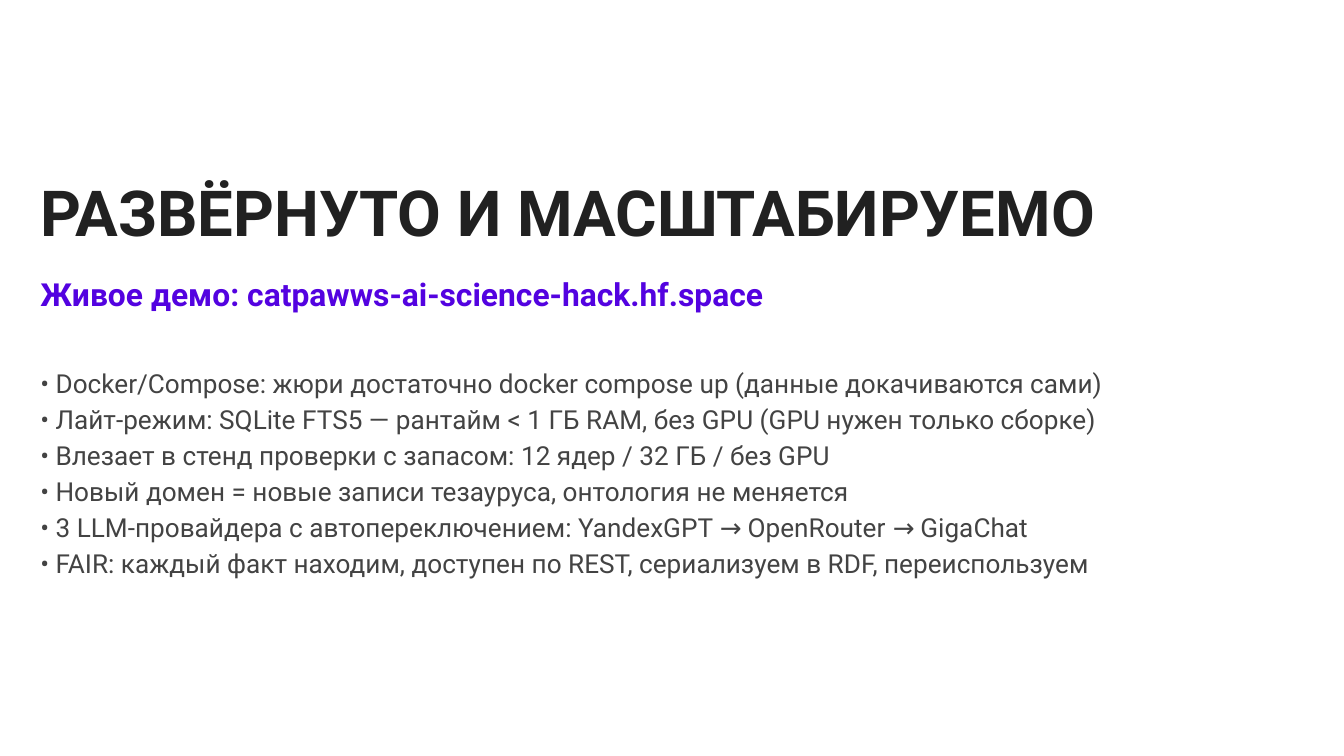
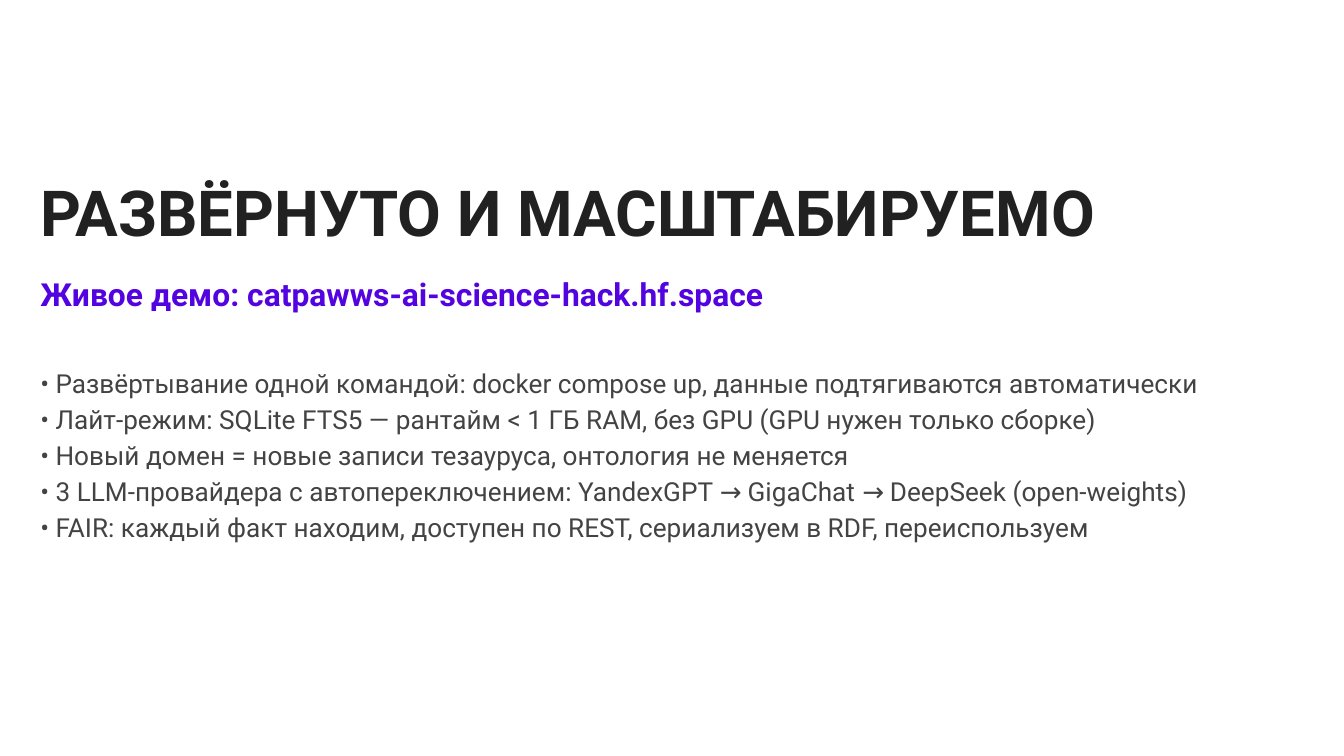
Before and after one commit to CatPawsCoder/Nornickel_aI_science_hack, a slide deck: slide 8 of presentation/nauchny-klubok-NN-v2.pptx. Drawn at 1344x756 pixels with LibreOffice and Linux fonts; fonts in the diff are those of the drawing; background and template pictures are left out. Boxes give left, top, right and bottom in pixels: in the first picture for what was removed or moved away, otherwise in the second. Text is boxed around its words. In the diff, an @@ line names an element or a change of style, - is before the commit and + after.

```diff
--- a/presentation/nauchny-klubok-NN-v2.pptx
+++ b/presentation/nauchny-klubok-NN-v2.pptx
@@ text at (56,373,1197,399): text changed @@
-• Docker/Compose: жюри достаточно docker compose up (данные докачиваются сами)
+• Развёртывание одной командой: docker compose up, данные подтягиваются автоматически
@@ text at (56,445,829,471): paragraph removed @@
-• Влезает в стенд проверки с запасом: 12 ядер / 32 ГБ / без GPU
@@ text at (56,480,1187,507): text changed @@
-• 3 LLM-провайдера с автопереключением: YandexGPT → OpenRouter → GigaChat
+• 3 LLM-провайдера с автопереключением: YandexGPT → GigaChat → DeepSeek (open-weights)
```
Also in this commit, not shown: 1 other slide changed, 1 other file.
